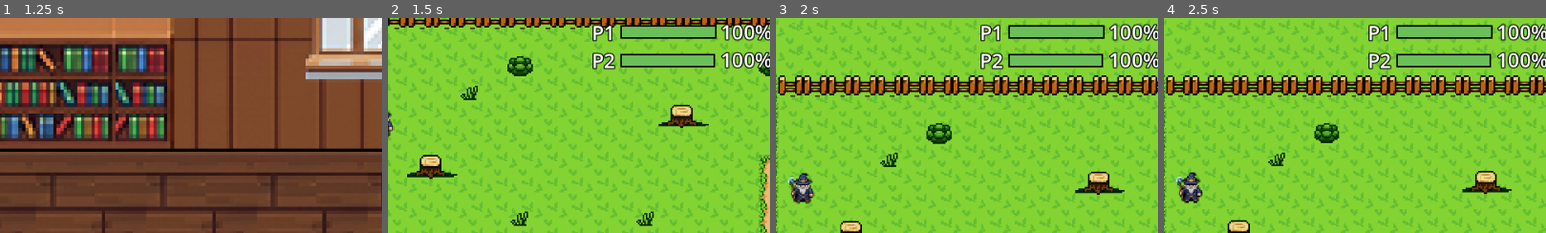
Above: before the commit, frames 1-4 (left to right).
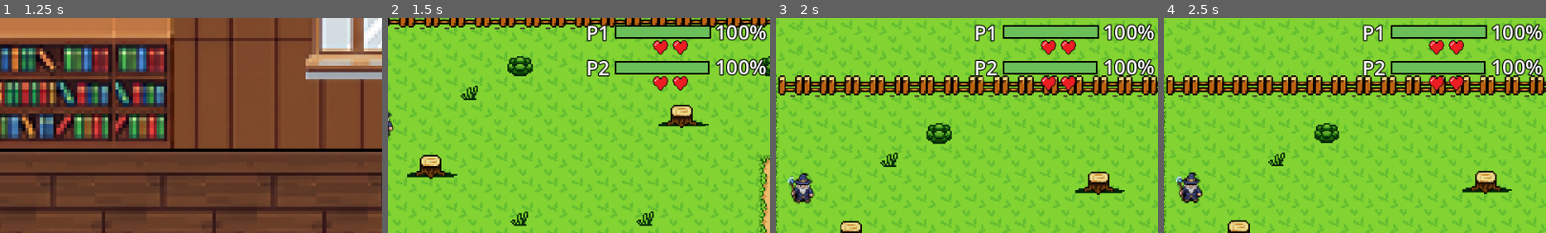
Above: after the commit, the same moments.

Repository: VCPC-UniFECAF/fits_on_fire
Game: Godot game, scene res://scenes/menu.tscn
Two runs of this game, one before a commit and one after it. Both use one fixed random seed, a clock stepped at 60 frames per second and the inputs below.
Inputs (mouse positions are % of the whole screen's width and height, from its top left):
- Up to frame 1 (1.25 s): click "Multiplayer" at 0.5 s
- Up to frame 2 (1.5 s): move the mouse to (72, 45) at 1.27 s; hold 1 (cycle_scene) from 1.28 s (still down)
- Up to frame 3 (2 s): keep holding 1 (cycle_scene)
- Up to frame 4 (2.5 s): move the mouse to (30, 55) at 2.02 s; release 1 (cycle_scene) at 2.03 s; tap E (interact) at 2.1 s
The pictures show only the part of the screen within x 50-100%, y 0-50%; the shares and areas given below are measured in that part.

Frame 1 is identical in both runs. In frame 2, 6.5% of the frame differs, in the area x 52-100%, y 2-34%; in frame 3, 6.5%; in frame 4, 6.5%.

Commit message:
feat: life system

Diff:
--- a/prefabs/hud.tscn
+++ b/prefabs/hud.tscn
@@ -2,6 +2,7 @@
 
 [ext_resource type="Script" uid="uid://yb7f6ngifhq1" path="res://scripts/hud.gd" id="1_3ehsa"]
 [ext_resource type="Script" uid="uid://p3sh0bq5of70" path="res://scripts/health_bar.gd" id="2_448xx"]
+[ext_resource type="Texture2D" uid="uid://co3uvblad2pbk" path="res://sprites/heart.png" id="3_448xx"]
 
 [node name="HUD" type="CanvasLayer" unique_id=282146135]
 script = ExtResource("1_3ehsa")
@@ -9,9 +10,9 @@
 [node name="lifeplayer1" type="Control" parent="." unique_id=257287894]
 layout_mode = 3
 anchors_preset = 0
-offset_left = 831.0
+offset_left = 824.0
 offset_top = 7.0
-offset_right = 951.0
+offset_right = 944.0
 offset_bottom = 17.0
 mouse_filter = 2
 script = ExtResource("2_448xx")
@@ -63,13 +64,34 @@
 text = "100%"
 vertical_alignment = 1
 
+[node name="Heart" type="Sprite2D" parent="lifeplayer1" unique_id=899447306]
+position = Vector2(-1, 30)
+scale = Vector2(0.059299238, 0.05929919)
+texture = ExtResource("3_448xx")
+region_enabled = true
+region_rect = Rect2(131.5, 0, 423, 371)
+
+[node name="Heart2" type="Sprite2D" parent="lifeplayer1" unique_id=1847933]
+position = Vector2(24, 30)
+scale = Vector2(0.059299238, 0.05929919)
+texture = ExtResource("3_448xx")
+region_enabled = true
+region_rect = Rect2(131.5, 0, 423, 371)
+
+[node name="Heart3" type="Sprite2D" parent="lifeplayer1" unique_id=2045553349]
+position = Vector2(49, 30)
+scale = Vector2(0.059299238, 0.05929919)
+texture = ExtResource("3_448xx")
+region_enabled = true
+region_rect = Rect2(131.5, 0, 423, 371)
+
 [node name="lifeplayer2" type="Control" parent="." unique_id=764570257]
 layout_mode = 3
 anchors_preset = 0
-offset_left = 831.0
-offset_top = 17.0
-offset_right = 951.0
-offset_bottom = 30.0
+offset_left = 824.0
+offset_top = -10.0
+offset_right = 944.0
+offset_bottom = 3.0
 mouse_filter = 2
 script = ExtResource("2_448xx")
 bar_width = 119
@@ -79,9 +101,9 @@
 [node name="LabelPlayer" type="Label" parent="lifeplayer2" unique_id=907642978]
 layout_mode = 0
 offset_left = -95.0
-offset_top = 19.0
+offset_top = 55.0
 offset_right = -65.0
-offset_bottom = 54.0
+offset_bottom = 90.0
 theme_override_colors/font_color = Color(1, 1, 1, 1)
 theme_override_colors/font_outline_color = Color(0, 0, 0, 1)
 theme_override_constants/outline_size = 5
@@ -92,9 +114,9 @@
 [node name="BarBackground" type="ColorRect" parent="lifeplayer2" unique_id=1724570676]
 layout_mode = 0
 offset_left = -59.0
-offset_top = 28.0
+offset_top = 64.0
 offset_right = 62.0
-offset_bottom = 45.0
+offset_bottom = 81.0
 mouse_filter = 2
 color = Color(0, 0, 0, 1)
 
@@ -110,9 +132,9 @@
 [node name="LabelPercent" type="Label" parent="lifeplayer2" unique_id=1629604089]
 layout_mode = 0
 offset_left = 67.0
-offset_top = 18.0
+offset_top = 54.0
 offset_right = 131.0
-offset_bottom = 53.0
+offset_bottom = 89.0
 theme_override_colors/font_color = Color(1, 1, 1, 1)
 theme_override_colors/font_outline_color = Color(0, 0, 0, 1)
 theme_override_constants/outline_size = 5
@@ -120,3 +142,24 @@
 theme_override_font_sizes/font_size = 25
 text = "100%"
 vertical_alignment = 1
+
+[node name="Heart" type="Sprite2D" parent="lifeplayer2" unique_id=1969123774]
+position = Vector2(-1, 92.000015)
+scale = Vector2(0.059299238, 0.05929919)
+texture = ExtResource("3_448xx")
+region_enabled = true
+region_rect = Rect2(131.5, 0, 423, 371)
+
+[node name="Heart2" type="Sprite2D" parent="lifeplayer2" unique_id=1249449852]
+position = Vector2(24, 92.000015)
+scale = Vector2(0.059299238, 0.05929919)
+texture = ExtResource("3_448xx")
+region_enabled = true
+region_rect = Rect2(131.5, 0, 423, 371)
+
+[node name="Heart3" type="Sprite2D" parent="lifeplayer2" unique_id=2105945405]
+position = Vector2(49, 92.000015)
+scale = Vector2(0.059299238, 0.05929919)
+texture = ExtResource("3_448xx")
+region_enabled = true
+region_rect = Rect2(131.5, 0, 423, 371)
--- a/project.godot
+++ b/project.godot
@@ -21,6 +21,7 @@
 StoryState="*res://scripts/story_state.gd"
 PortalTravel="*res://scripts/portal_travel.gd"
 GameSession="*res://scripts/game_session.gd"
+PlayerLives="*res://scripts/player_lives.gd"
 PauseManager="*res://scripts/pause_manager.gd"
 
 [display]
--- a/scenes/house.tscn
+++ b/scenes/house.tscn
@@ -1,12 +1,11 @@
 [gd_scene format=4 uid="uid://cwxoxvf0nnqla"]
 
-[ext_resource type="Script" uid="uid://yb7f6ngifhq1" path="res://scripts/hud.gd" id="1_hud"]
 [ext_resource type="Texture2D" uid="uid://cn1mwa8ffbryc" path="res://sprites/scenerios/house/house 1.png" id="1_ptc3g"]
-[ext_resource type="Script" uid="uid://p3sh0bq5of70" path="res://scripts/health_bar.gd" id="2_hbar"]
 [ext_resource type="Texture2D" uid="uid://cqaw707p411a3" path="res://sprites/scenerios/house/house_.png" id="2_wcu0q"]
 [ext_resource type="Script" uid="uid://bctc33khs3b6u" path="res://scripts/camera_follow.gd" id="3_cam"]
 [ext_resource type="PackedScene" uid="uid://cmppiquxqyap6" path="res://prefabs/player_warrior.tscn" id="4_war"]
 [ext_resource type="PackedScene" uid="uid://c73ekur8losib" path="res://prefabs/player_wizard.tscn" id="5_wiz"]
+[ext_resource type="PackedScene" uid="uid://6tp6wnw0y2by" path="res://prefabs/hud.tscn" id="6_hud"]
 [ext_resource type="PackedScene" uid="uid://ctee5g4e8kjf2" path="res://prefabs/portal.tscn" id="9_bwc8c"]
 [ext_resource type="PackedScene" uid="uid://csw6pmwos7ma2" path="res://prefabs/wise.tscn" id="9_wise"]
 
@@ -1197,117 +1196,8 @@
 scale = Vector2(1.0588236, 1)
 polygon = PackedVector2Array(248, 39, 247.99998, 64, 265, 64, 265, 39)
 
-[node name="HUD" type="CanvasLayer" parent="." unique_id=282146135]
+[node name="HUD" parent="." unique_id=282146135 instance=ExtResource("6_hud")]
 visible = false
-script = ExtResource("1_hud")
-
-[node name="lifeplayer1" type="Control" parent="HUD" unique_id=257287894]
-layout_mode = 3
-anchors_preset = 0
-offset_left = 837.0
-offset_top = 5.0
-offset_right = 957.0
-offset_bottom = 15.0
-mouse_filter = 2
-script = ExtResource("2_hbar")
-
-[node name="LabelPlayer" type="Label" parent="HUD/lifeplayer1" unique_id=798463964]
-layout_mode = 0
-offset_left = 7.0
-offset_top = -2.0
-offset_right = 23.0
-offset_bottom = 10.0
-theme_override_colors/font_color = Color(1, 1, 1, 1)
-theme_override_colors/font_outline_color = Color(0, 0, 0, 1)
-theme_override_constants/outline_size = 2
-theme_override_font_sizes/font_size = 8
-text = "P1"
-vertical_alignment = 1
-
-[node name="BarBackground" type="ColorRect" parent="HUD/lifeplayer1" unique_id=1200008400]
-layout_mode = 0
-offset_left = 18.0
-offset_top = 2.0
-offset_right = 66.0
-offset_bottom = 8.0
-mouse_filter = 2
-color = Color(0.23921569, 0.15686275, 0.09019608, 1)
-
-[node name="BarFill" type="ColorRect" parent="HUD/lifeplayer1/BarBackground" unique_id=1302759444]
-layout_mode = 0
-offset_left = 1.0
-offset_top = 1.0
-offset_right = 47.0
-offset_bottom = 5.0
-mouse_filter = 2
-color = Color(0.41960785, 0.7490196, 0.34901962, 1)
-
-[node name="LabelPercent" type="Label" parent="HUD/lifeplayer1" unique_id=470190367]
-layout_mode = 0
-offset_left = 68.0
-offset_top = -1.0
-offset_right = 118.0
-offset_bottom = 11.0
-theme_override_colors/font_color = Color(1, 1, 1, 1)
-theme_override_colors/font_outline_color = Color(0, 0, 0, 1)
-theme_override_constants/outline_size = 2
-theme_override_font_sizes/font_size = 8
-text = "100%"
-vertical_alignment = 1
-
-[node name="lifeplayer2" type="Control" parent="HUD" unique_id=764570257]
-layout_mode = 3
-anchors_preset = 0
-offset_left = 837.0
-offset_top = 15.0
-offset_right = 957.0
-offset_bottom = 25.0
-mouse_filter = 2
-script = ExtResource("2_hbar")
-
-[node name="LabelPlayer" type="Label" parent="HUD/lifeplayer2" unique_id=907642978]
-layout_mode = 0
-offset_left = 7.0
-offset_top = -2.0
-offset_right = 23.0
-offset_bottom = 10.0
-theme_override_colors/font_color = Color(1, 1, 1, 1)
-theme_override_colors/font_outline_color = Color(0, 0, 0, 1)
-theme_override_constants/outline_size = 2
-theme_override_font_sizes/font_size = 8
-text = "P2"
-vertical_alignment = 1
-
-[node name="BarBackground" type="ColorRect" parent="HUD/lifeplayer2" unique_id=1724570676]
-layout_mode = 0
-offset_left = 18.0
-offset_top = 2.0
-offset_right = 66.0
-offset_bottom = 8.0
-mouse_filter = 2
-color = Color(0.23921569, 0.15686275, 0.09019608, 1)
-
-[node name="BarFill" type="ColorRect" parent="HUD/lifeplayer2/BarBackground" unique_id=2128964985]
-layout_mode = 0
-offset_left = 1.0
-offset_top = 1.0
-offset_right = 47.0
-offset_bottom = 5.0
-mouse_filter = 2
-color = Color(0.41960785, 0.7490196, 0.34901962, 1)
-
-[node name="LabelPercent" type="Label" parent="HUD/lifeplayer2" unique_id=1629604089]
-layout_mode = 0
-offset_left = 68.0
-offset_top = -1.0
-offset_right = 118.0
-offset_bottom = 11.0
-theme_override_colors/font_color = Color(1, 1, 1, 1)
-theme_override_colors/font_outline_color = Color(0, 0, 0, 1)
-theme_override_constants/outline_size = 2
-theme_override_font_sizes/font_size = 8
-text = "100%"
-vertical_alignment = 1
 
 [node name="Camera2D" type="Camera2D" parent="." unique_id=619162892]
 position = Vector2(156, 85)
--- a/scripts/game_session.gd
+++ b/scripts/game_session.gd
@@ -29,17 +29,20 @@
 	mode = Mode.SINGLE
 	single_character = character
 	StoryState.reset_for_new_game()
+	PlayerLives.reset_for_new_game()
 	get_tree().change_scene_to_file(HOUSE_SCENE)
 
 
 func start_multiplayer() -> void:
 	mode = Mode.MULTI
 	StoryState.reset_for_new_game()
+	PlayerLives.reset_for_new_game()
 	get_tree().change_scene_to_file(HOUSE_SCENE)
 
 
 func return_to_menu() -> void:
 	StoryState.reset_for_new_game()
+	PlayerLives.reset_for_new_game()
 	PortalTravel.clear_travel()
 	get_tree().change_scene_to_file(MENU_SCENE)
 
@@ -79,6 +82,8 @@
 			wizard.player_id = 1
 			_configure_hud(scene, true)
 
+	_apply_player_lives(scene)
+
 
 func _configure_hud(scene: Node, multiplayer_enabled: bool) -> void:
 	var hud := scene.get_node_or_null("HUD")
@@ -86,3 +91,13 @@
 		hud.set_multiplayer_hud(multiplayer_enabled)
 	if hud and hud.has_method("refresh_players"):
 		hud.call_deferred("refresh_players")
+
+
+func _apply_player_lives(scene: Node) -> void:
+	for node in get_tree().get_nodes_in_group("player"):
+		if node is PlayerBase:
+			PlayerLives.apply_to_player(node as PlayerBase)
+
+	var hud := scene.get_node_or_null("HUD")
+	if hud and hud.has_method("refresh_lives_display"):
+		hud.refresh_lives_display()
--- a/scripts/health_bar.gd
+++ b/scripts/health_bar.gd
@@ -16,10 +16,12 @@
 @onready var bar_background: ColorRect = $BarBackground
 @onready var bar_fill: ColorRect = $BarBackground/BarFill
 @onready var label_percent: Label = $LabelPercent
+@onready var _hearts: Array[Sprite2D] = [$Heart, $Heart2, $Heart3]
 
 var _display_ratio: float = 1.0
 var _tween: Tween
 var _bound_player: PlayerBase
+var _player_id: int = 0
 
 
 func _ready() -> void:
@@ -28,10 +30,25 @@
 	bar_background.size = Vector2(bar_width, bar_height)
 	bar_background.color = COLOR_BORDER
 	_apply_fill_width(_display_ratio)
+	if not PlayerLives.lives_changed.is_connected(_on_lives_changed):
+		PlayerLives.lives_changed.connect(_on_lives_changed)
 
 
 func set_player_label(text: String) -> void:
 	label_player.text = text
+
+
+func setup_lives(player_id: int) -> void:
+	_player_id = player_id
+	set_lives_display(PlayerLives.get_lives(player_id), PlayerLives.get_max_lives())
+
+
+func set_lives_display(remaining: int, max_lives: int) -> void:
+	for i in _hearts.size():
+		if i >= max_lives:
+			_hearts[i].visible = false
+		else:
+			_hearts[i].visible = i < remaining
 
 
 func bind_player(player: PlayerBase) -> void:
@@ -85,3 +102,8 @@
 	if ratio < CRITICAL_THRESHOLD:
 		return COLOR_FILL_CRITICAL.lerp(COLOR_FILL_HEALTHY, ratio / CRITICAL_THRESHOLD)
 	return COLOR_FILL_HEALTHY
+
+
+func _on_lives_changed(player_id: int, remaining: int, max_lives: int) -> void:
+	if player_id == _player_id:
+		set_lives_display(remaining, max_lives)
--- a/scripts/hud.gd
+++ b/scripts/hud.gd
@@ -5,15 +5,25 @@
 
 
 func _ready() -> void:
+	_bar_p1.setup_lives(0)
+	_bar_p2.setup_lives(1)
 	call_deferred("_bind_players")
 
 
 func set_multiplayer_hud(enabled: bool) -> void:
 	_bar_p2.visible = enabled
+	refresh_lives_display()
 
 
 func refresh_players() -> void:
 	_bind_players()
+
+
+func refresh_lives_display() -> void:
+	var max_lives := PlayerLives.get_max_lives()
+	_bar_p1.set_lives_display(PlayerLives.get_lives(0), max_lives)
+	if _bar_p2.visible:
+		_bar_p2.set_lives_display(PlayerLives.get_lives(1), max_lives)
 
 
 func _bind_players() -> void:
--- a/scripts/player_base.gd
+++ b/scripts/player_base.gd
@@ -4,6 +4,7 @@
 enum State { IDLE, MOVE, ATTACK_LIGHT, ATTACK_HEAVY, HIT, DEAD }
 
 signal health_changed(current: int, maximum: int)
+signal died
 
 @export var player_id: int = 0
 @export var max_health: int = 100
@@ -143,7 +144,6 @@
 	return maxi(1, roundi(base_damage * attack_multiplier))
 
 
-
 func _end_attack() -> void:
 	state = State.IDLE if direction == Vector2.ZERO else State.MOVE
 
@@ -203,15 +203,20 @@
 		state = State.IDLE
 
 
-func die() -> void:
+func die(consume_life: bool = true) -> void:
 	if state == State.DEAD:
 		return
 	state = State.DEAD
 	velocity = Vector2.ZERO
+	health = 0
+	health_changed.emit(health, max_health)
 	if sprite and sprite.sprite_frames.has_animation("death"):
 		sprite.play("death")
 	set_collision_layer_value(1, false)
 	set_collision_mask_value(1, false)
+	died.emit()
+	if consume_life:
+		PlayerLives.handle_player_death(self)
 
 
 func is_alive() -> bool:
--- /dev/null
+++ b/scripts/player_lives.gd
@@ -0,0 +1,134 @@
+extends Node
+
+signal lives_changed(player_id: int, remaining: int, max_lives: int)
+
+const LIVES_SINGLE := 3
+const LIVES_MULTI := 2
+const DEATH_RELOAD_DELAY := 1.0
+
+var _lives: Dictionary = {0: LIVES_MULTI, 1: LIVES_MULTI}
+var _handling_death: bool = false
+
+
+func reset_for_new_game() -> void:
+	var max_lives := get_max_lives()
+	_lives[0] = max_lives
+	_lives[1] = max_lives
+	_emit_all()
+
+
+func get_max_lives() -> int:
+	if GameSession.mode == GameSession.Mode.SINGLE:
+		return LIVES_SINGLE
+	return LIVES_MULTI
+
+
+func get_lives(player_id: int) -> int:
+	return _lives.get(player_id, 0)
+
+
+func consume_life(player_id: int) -> int:
+	if _lives.get(player_id, 0) > 0:
+		_lives[player_id] -= 1
+	_emit_lives_changed(player_id)
+	return _lives[player_id]
+
+
+func all_players_exhausted() -> bool:
+	if GameSession.mode == GameSession.Mode.SINGLE:
+		return get_lives(0) <= 0
+	return get_lives(0) <= 0 and get_lives(1) <= 0
+
+
+func handle_player_death(player: PlayerBase) -> void:
+	if _handling_death:
+		return
+
+	var remaining := consume_life(player.player_id)
+
+	if GameSession.mode == GameSession.Mode.SINGLE:
+		if remaining <= 0:
+			_schedule_return_to_menu()
+		else:
+			_schedule_reload()
+		return
+
+	if all_players_exhausted():
+		_schedule_return_to_menu()
+		return
+
+	if _all_players_dead_in_scene():
+		_schedule_reload()
+
+
+func apply_to_player(player: PlayerBase) -> void:
+	if get_lives(player.player_id) <= 0:
+		player.die(false)
+
+
+func _all_players_dead_in_scene() -> bool:
+	var tree := get_tree()
+	if tree == null:
+		return false
+
+	var found_player := false
+	for node in tree.get_nodes_in_group("player"):
+		if not node is PlayerBase:
+			continue
+		found_player = true
+		if node.is_alive():
+			return false
+
+	return found_player
+
+
+func _schedule_reload() -> void:
+	if _handling_death:
+		return
+	_handling_death = true
+	_reload_after_delay()
+
+
+func _schedule_return_to_menu() -> void:
+	if _handling_death:
+		return
+	_handling_death = true
+	_return_to_menu_after_delay()
+
+
+func _reload_after_delay() -> void:
+	var tree := get_tree()
+	if tree == null:
+		_handling_death = false
+		return
+
+	await tree.create_timer(DEATH_RELOAD_DELAY).timeout
+	PortalTravel.clear_travel()
+
+	var scene := tree.current_scene
+	if scene and not scene.scene_file_path.is_empty():
+		tree.change_scene_to_file(scene.scene_file_path)
+
+	_handling_death = false
+
+
+func _return_to_menu_after_delay() -> void:
+	var tree := get_tree()
+	if tree == null:
+		_handling_death = false
+		return
+
+	await tree.create_timer(DEATH_RELOAD_DELAY).timeout
+	GameSession.return_to_menu()
+	_handling_death = false
+
+
+func _emit_lives_changed(player_id: int) -> void:
+	lives_changed.emit(player_id, get_lives(player_id), get_max_lives())
+
+
+func _emit_all() -> void:
+	var max_lives := get_max_lives()
+	lives_changed.emit(0, get_lives(0), max_lives)
+	if GameSession.mode == GameSession.Mode.MULTI:
+		lives_changed.emit(1, get_lives(1), max_lives)
Not shown, added: scripts/player_lives.gd.uid
Binary file added: sprites/heart.png
Not shown, added: sprites/heart.png.import
